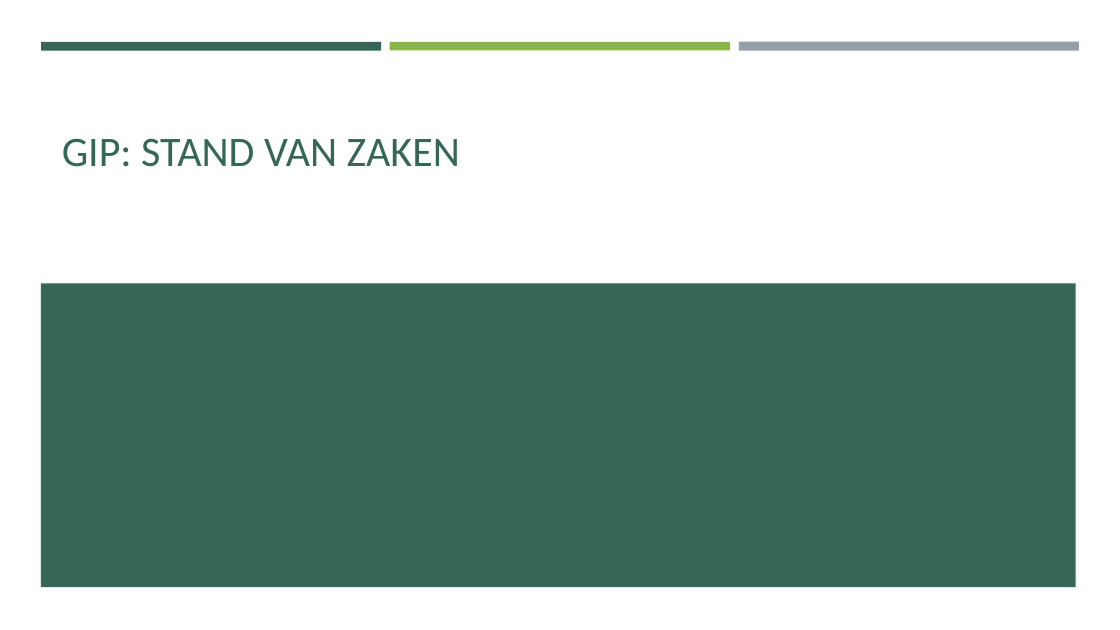
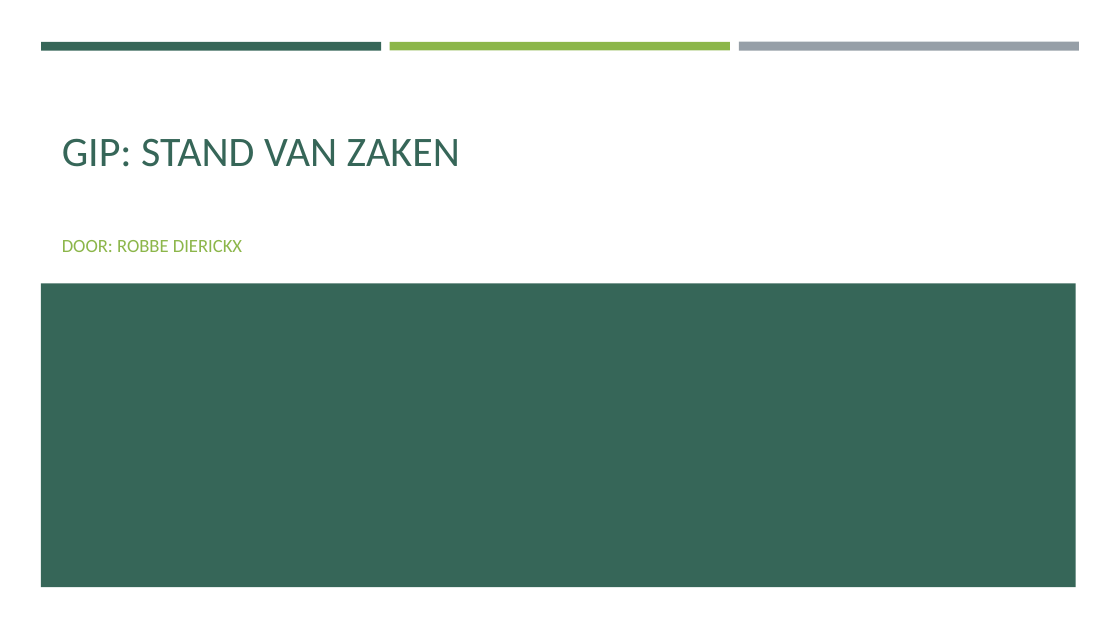
Before and after one commit to RobbeDierickx/GIP-kruispunt-, a slide deck: slide 1 of Gip tussentijdse voorstelling.pptx. Drawn at 1120x630 pixels with LibreOffice and Linux fonts; fonts in the diff are those of the drawing. Boxes give left, top, right and bottom in pixels: in the first picture for what was removed or moved away, otherwise in the second. Text is boxed around its words. In the diff, an @@ line names an element or a change of style, - is before the commit and + after.

```diff
--- a/Gip tussentijdse voorstelling.pptx
+++ b/Gip tussentijdse voorstelling.pptx
@@ subtitle added at <box>62,240,242,252</box>, 16 pt, text #8CB64A @@
+DOOR: ROBBE DIERICKX
```
Also in this commit, not shown: 1 slide added, 1 slide removed, 3 other files.
